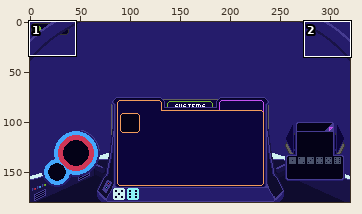
A pixel-art file gets an edit: Assets/Textures/UI/Cockpit/cockpit.aseprite. Above: a wide view before the commit, with the close-up outlined.
Close-up. Before:
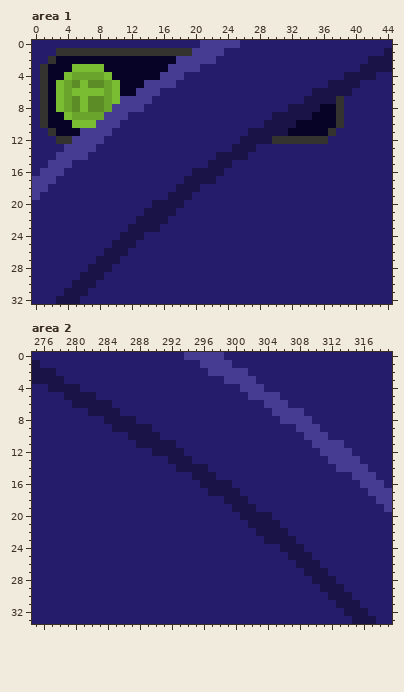
320x180 pixels, 1 frame. Shown: area 1: x 0..44, y 0..32; area 2: x 275..319, y 0..33. The commit also changed other parts of the picture, which this record leaves out.
The result:
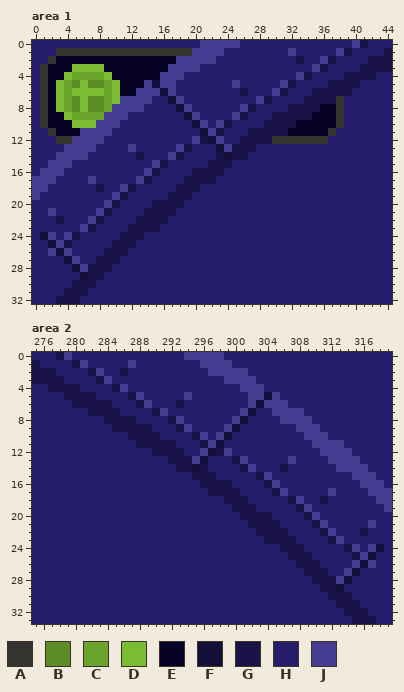
Palette (. is transparent): A #343330  B #5b8c26  C #6ba42d  D #7abd33  E #070326  F #130f38  G #191347  H #251c6b  J #463c91
Changes in this commit:
layer "WallDetails/Seams" added
Changed rows in their new state; - is an unchanged pixel.
Area 1, layer "WallDetails/Seams":
first column x 1:
 0 ---------------------------------------JG
 1 -------------------------------J-----JG--
 2 --------------------------------G--JG----
 3 ----------------------------------JG-----
 4 --------------------------------JG-------
 5 --------------F---------J-----JG---------
 6 ---------------FJ--------G---JG----------
 7 ----------------FJ---------JG------------
 8 -----------------FJ------JG--------------
 9 ------------------FJ----JG---------------
10 -------------------FJ-JG-----------------
11 --------------------FJG------------------
12 -------------------JGFJ------------------
13 -----------J-----JG---FJ-----------------
14 ------------G---JG-----F-----------------
15 --------------JG-------------------------
16 -------------JG--------------------------
17 ------J-----JG---------------------------
18 -------G--JG-----------------------------
19 ---------JG------------------------------
20 --------JG-------------------------------
21 -J-----JG--------------------------------
22 --G---JG---------------------------------
23 -----JG----------------------------------
24 FJ-JG------------------------------------
25 -FJG-------------------------------------
26 -JFJ-------------------------------------
27 ---FJ------------------------------------
28 ----FJ-----------------------------------
29 -----F-----------------------------------
Area 2, layer "WallDetails/Seams":
first column x 278:
 0 GJ---------------------------------------
 1 --GJ-----J-------------------------------
 2 ----GJ--G--------------------------------
 3 -----GJ----------------------------------
 4 -------GJ--------------------------------
 5 ---------GJ-----J---------F--------------
 6 ----------GJ---G--------JF---------------
 7 ------------GJ---------JF----------------
 8 --------------GJ------JF-----------------
 9 ---------------GJ----JF------------------
10 -----------------GJ-JF-------------------
11 ------------------GJF--------------------
12 ------------------JFGJ-------------------
13 -----------------JF---GJ-----J-----------
14 -----------------F-----GJ---G------------
15 -------------------------GJ--------------
16 --------------------------GJ-------------
17 ---------------------------GJ-----J------
18 -----------------------------GJ--G-------
19 ------------------------------GJ---------
20 -------------------------------GJ--------
21 --------------------------------GJ-----J-
22 ---------------------------------GJ---G--
23 ----------------------------------GJ-----
24 ------------------------------------GJ-JF
25 -------------------------------------GJF-
26 -------------------------------------JFJ-
27 ------------------------------------JF---
28 -----------------------------------JF----
29 -----------------------------------F-----
